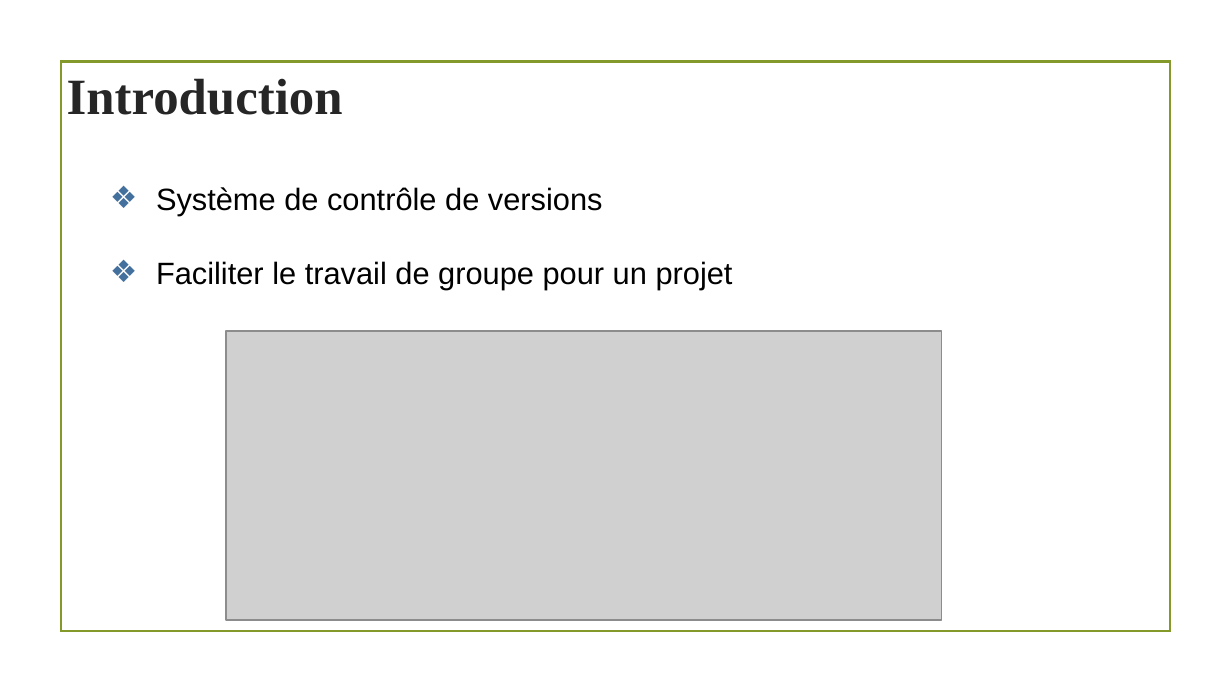
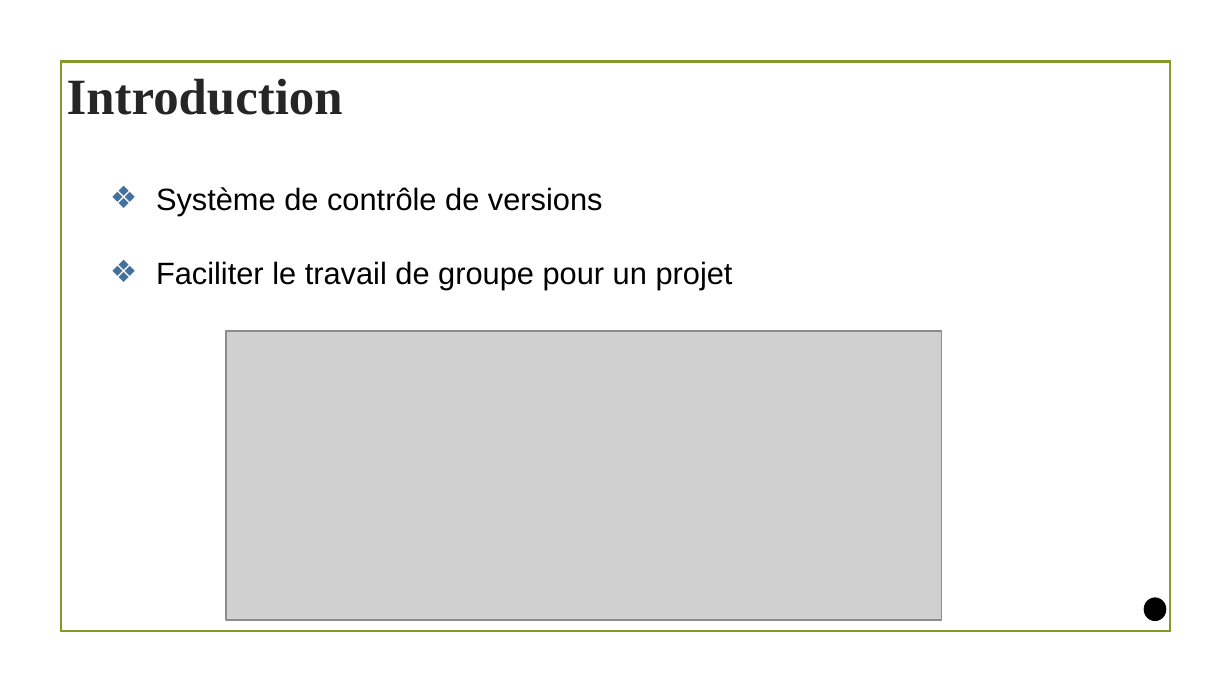
Before and after one commit to MonaQuimbamba/git-projet, a slide deck: slide 2 of présentationGit.pptx. Drawn at 1232x693 pixels with LibreOffice and Linux fonts; fonts in the diff are those of the drawing; grey boxes stand for pictures; background and template pictures are left out. Boxes give left, top, right and bottom in pixels: in the first picture for what was removed or moved away, otherwise in the second. Text is boxed around its words. In the diff, an @@ line names an element or a change of style, - is before the commit and + after.

```diff
--- a/présentationGit.pptx
+++ b/présentationGit.pptx
@@ ellipse added at <box>1145,599,1165,620</box>, fill #000000, outline #000000 1.25 pt @@
```
Also in this commit, not shown: 3 other slides changed.
